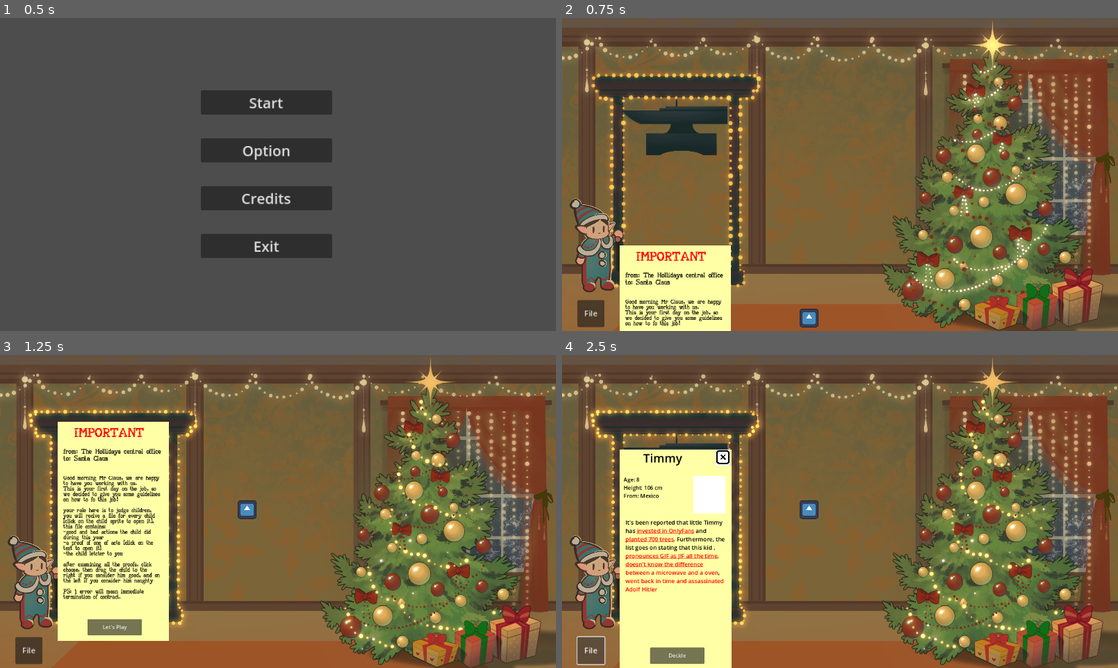
Above: before the commit, frames 1-4 (two rows, left to right).
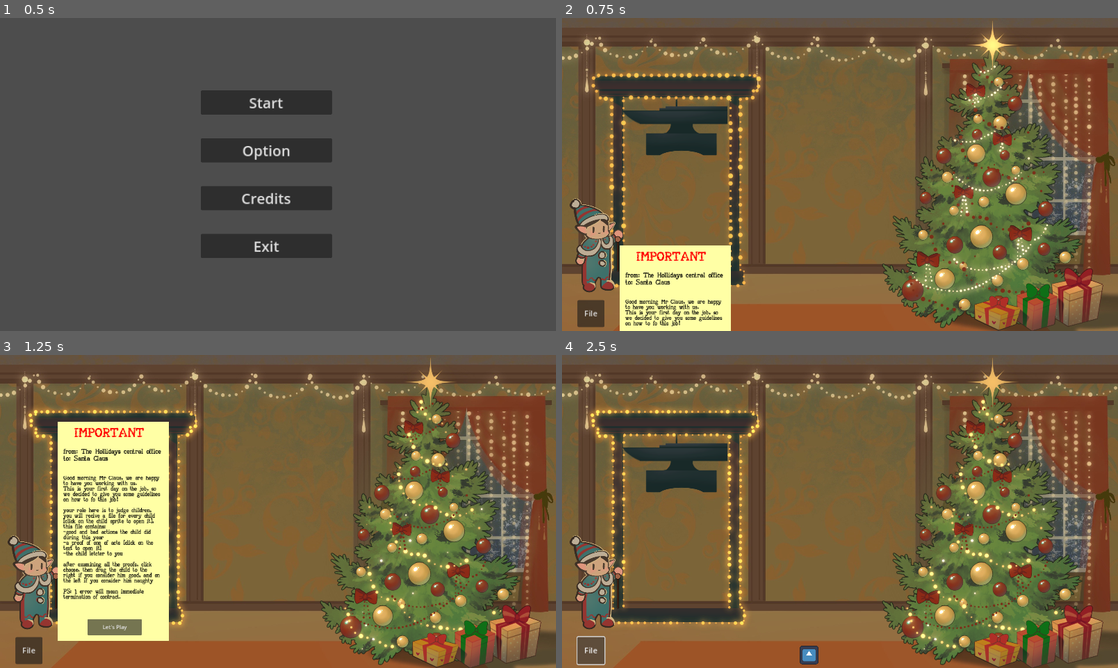
Above: after the commit, the same moments.

Repository: Zapzoop/chritmasgamejam
Game: Godot game, scene res://main_menu/mainmenu.tscn
The game is run twice, just before and just after one commit, with the same random seed, the same clock (stepped at 60 frames per second) and the same inputs. The engine's default icon, where the game draws it, is replaced by a stand-in: a white triangle on a blue panel in a dark square.
Inputs:
- Up to frame 1 (0.5 s): no input
- Up to frame 2 (0.75 s): click "Start" at 0.5 s
- Up to frame 3 (1.25 s): no input
- Up to frame 4 (2.5 s): click "Let's Play" at 1.25 s; click "File" at 2 s

Frame 1 is identical in both runs. In frame 2, 0.2% of the frame differs, in the area x 42-47%, y 92-99%; in frame 3, 0.2%; in frame 4, 14%, in the area x 10-47%, y 30-100%.
Error after the commit: Invalid access to property or key 'report' on a base object of type 'null instance'. (res://mainlevel/level.gd:54)

Commit message:
IMplemented only Tutorial

Diff:
--- a/mainlevel/level.gd
+++ b/mainlevel/level.gd
@@ -12,7 +12,6 @@
 @onready var anvilplayer = $gullotine/anvill
 
 func _ready():
-	generatechild()
 	Global.levelins = self
 
 func generatechild():
--- a/tutorial.gd
+++ b/tutorial.gd
@@ -5,4 +5,5 @@
 
 func _on_anim_animation_finished(anim_name):
 	if anim_name == "close":
+		get_parent().get_parent().generatechild()
 		get_parent().remove_child(self)
